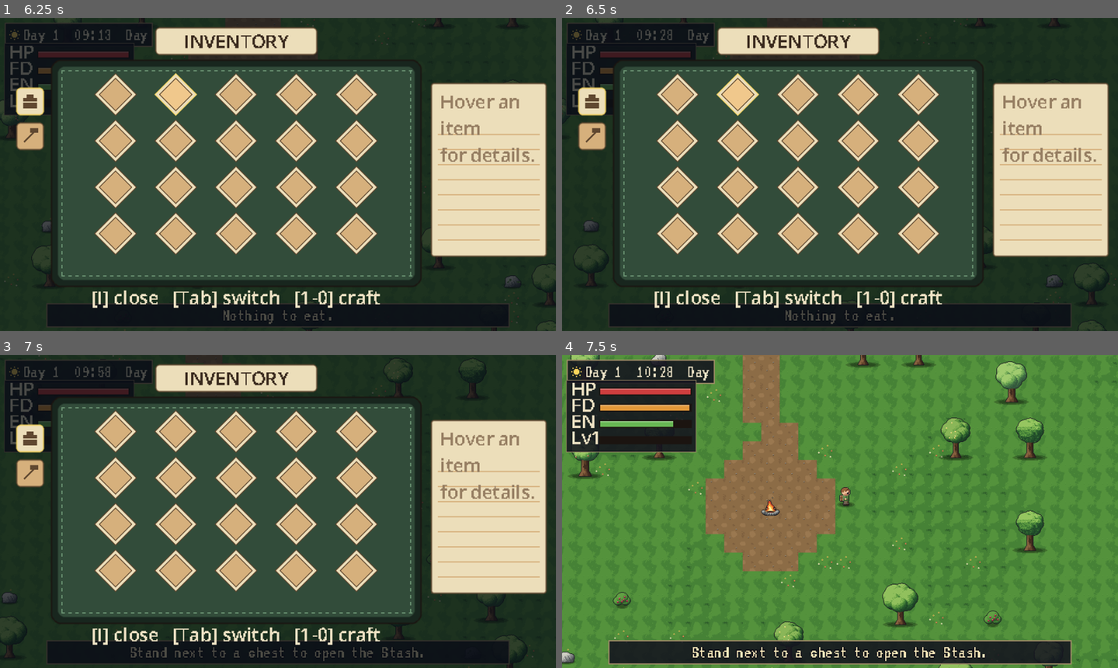
Above: before the commit, frames 1-4 (two rows, left to right).
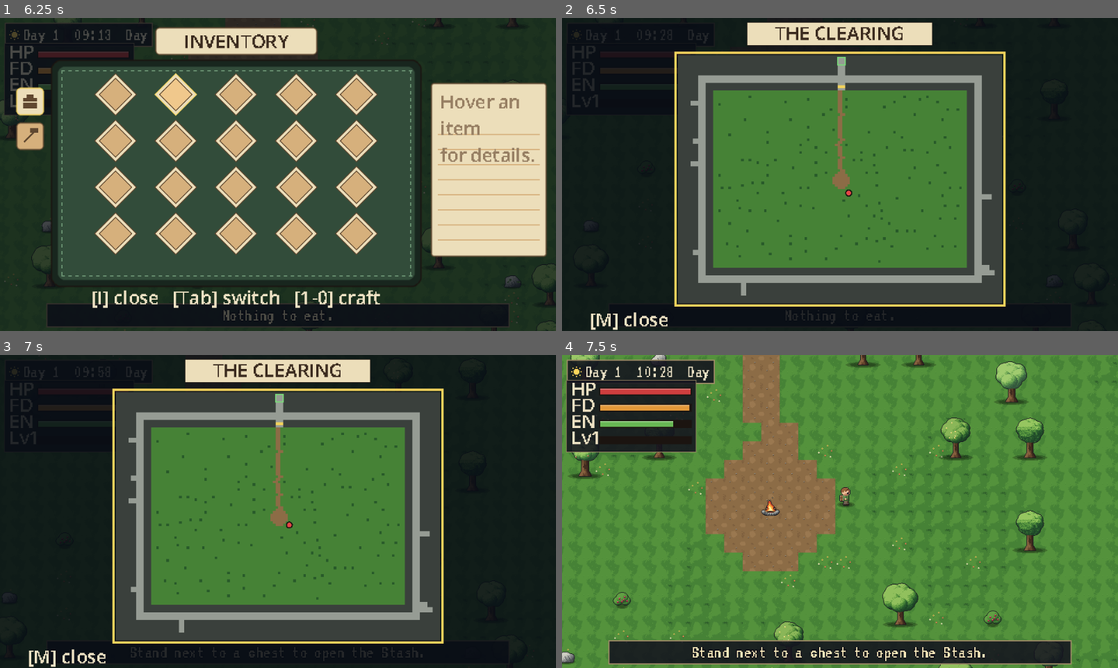
Above: after the commit, the same moments.

Repository: GillesBodart/laby
Game: Godot game, scene res://scenes/world/world.tscn
The game is run twice, just before and just after one commit, with the same random seed, the same clock (stepped at 60 frames per second) and the same inputs.
Inputs (mouse positions are in pixels of both pictures, inside the frame that each line leads up to):
- Up to frame 1 (6.25 s): tap Enter at 0.5 s; move the mouse to (400, 158) at 0.52 s; hold D (move_right) 0.53-1.28 s; hold R (eat) 0.53-1.28 s; click (400, 158) at 0.67 s; tap G (stash) at 0.8, 1.35, 2.3, 3.8, 5.3 s; move the mouse to (166, 190) at 1.27 s; hold S (move_down) 1.28-2.03 s; click (166, 190) at 1.42 s; tap R (eat) every 1.5 s from 1.55 to 6.05 s; move the mouse to (333, 105) at 2.02 s; hold D (move_right) 2.03-2.78 s; hold Q (build_next) 2.03-2.78 s; click (333, 105) at 2.17 s; move the mouse to (250, 237) at 2.77 s; hold W (move_up) 2.78-3.53 s; tap F (build_place) at 2.85 s; click (250, 237) at 2.92 s; move the mouse to (444, 221) at 3.52 s; hold X (build_remove) 3.53-4.28 s; hold A (move_left) 3.53-5.03 s; click (444, 221) at 3.67 s; tap F3 (debug_fast_time) at 4.15 s; move the mouse to (111, 127) at 4.27 s; tap B (build_toggle) at 4.35 s; click (111, 127) at 4.42 s; tap I (inventory) at 4.9 s; move the mouse to (305, 174) at 5.02 s; hold S (move_down) 5.03-5.78 s; hold R (eat) 5.03-5.78 s; click (305, 174) at 5.17 s; tap F9 (quick_load) at 5.65 s; move the mouse to (194, 96) at 5.77 s; hold D (move_right) from 5.78 s (still down); tap E (interact) at 5.85 s; click (194, 96) at 5.92 s
- Up to frame 2 (6.5 s): keep holding D (move_right); tap M (map, bound only after the commit) at 6.4 s
- Up to frame 3 (7 s): move the mouse to (400, 495) at 6.52 s; release D (move_right) at 6.53 s; hold W (move_up) from 6.53 s (still down); hold Shift (run) from 6.53 s (still down); click (400, 495) at 6.67 s; tap G (stash) at 6.8 s
- Up to frame 4 (7.5 s): tap Escape at 7.15 s; move the mouse to (728, 527) at 7.27 s; release W (move_up) at 7.28 s; release Shift (run) at 7.28 s; hold D (move_right) from 7.28 s (still down); tap G (stash) at 7.35 s; click (728, 527) at 7.42 s

Frame 1 is identical in both runs. In frame 2, 65% of the frame differs, in the area x 0-100%, y 0-100%; in frame 3, 65%, in the area x 0-99%, y 0-100%; in frame 4, nothing differs.

Commit message:
M5: fog-of-war map (M), explored cells saved
Co-authored-by: Copilot <223556219+Copilot@users.noreply.github.com>

Diff:
--- a/autoload/debug_tools.gd
+++ b/autoload/debug_tools.gd
@@ -6,6 +6,7 @@
 ##     --time=HH:MM             start at a given time of day
 ##     --at=<x>,<y>             teleport the local player to a tile cell
 ##     --area=<name>            start in an area (clearing, labyrinth)
+##     --map                    open the map overlay
 ##     --screenshot=<path.png>  capture the screen after a few frames and quit
 ##     --screenshot-frames=<n>  frames to wait before capturing (default 30)
 
@@ -28,6 +29,8 @@
 		TimeSystem.set_time_of_day.call_deferred(int(hm[0]) * 60 + (int(hm[1]) if hm.size() > 1 else 0))
 	if _args.has("at"):
 		_teleport_local_player.call_deferred(_args.at)
+	if _args.has("map"):
+		_press_map.call_deferred()
 	if _args.has("give"):
 		_give.call_deferred()
 	if _args.has("screenshot"):
@@ -47,6 +50,15 @@
 		ev.action = "inventory"
 		ev.pressed = true
 		Input.parse_input_event(ev)
+
+
+## --map: opens the map overlay after the world is built.
+func _press_map() -> void:
+	await get_tree().create_timer(0.8).timeout
+	var ev := InputEventAction.new()
+	ev.action = "map"
+	ev.pressed = true
+	Input.parse_input_event(ev)
 
 
 func _teleport_local_player(cell_text: String) -> void:
--- a/autoload/game_state.gd
+++ b/autoload/game_state.gd
@@ -23,6 +23,8 @@
 var inventories: Dictionary = {}
 ## Per-peer survival stats kept while changing area (peer_id -> Survival data).
 var survivals: Dictionary = {}
+## Explored cells per area (area name -> FogMap), only for fogged areas.
+var fog: Dictionary = {}
 ## Harvested Clearing props (cell -> true), so they stay gone across areas.
 var depleted_cells: Dictionary = {}
 ## Player-built structures in the Clearing (cell -> {"type": String, "open": bool}).
@@ -47,9 +49,29 @@
 	arriving = false
 	inventories = {}
 	survivals = {}
+	fog = {}
 	depleted_cells = {}
 	structures = {}
 	stash = Inventory.new(STASH_SLOTS)
+
+
+func fog_for(area_name: String, size: Vector2i) -> FogMap:
+	if not fog.has(area_name) or fog[area_name].size != size:
+		fog[area_name] = FogMap.new(size)
+	return fog[area_name]
+
+
+func fog_to_data() -> Dictionary:
+	var out := {}
+	for k in fog:
+		out[k] = fog[k].to_data()
+	return out
+
+
+func fog_from_data(data: Dictionary) -> void:
+	fog = {}
+	for k in data:
+		fog[k] = FogMap.from_data(data[k])
 
 
 func area_scene() -> String:
--- a/autoload/save_system.gd
+++ b/autoload/save_system.gd
@@ -28,6 +28,7 @@
 		"seed": GameState.world_seed,
 		"area": GameState.area,
 		"stash": GameState.stash.to_data(),
+		"fog": GameState.fog_to_data(),
 		"time": TimeSystem.get_save_data(),
 		"nodes": nodes,
 	}
@@ -62,6 +63,7 @@
 	GameState.depleted_cells = {}
 	GameState.structures = {}
 	GameState.stash.load_data(data.get("stash", []))
+	GameState.fog_from_data(data.get("fog", {}))
 	GameState.pending_save = data
 	TimeSystem.load_save_data(data.time)
 	get_tree().change_scene_to_file(GameState.area_scene())
--- a/project.godot
+++ b/project.godot
@@ -86,6 +86,10 @@
 "deadzone": 0.2,
 "events": [Object(InputEventKey,"device":-1,"physical_keycode":82)]
 }
+map={
+"deadzone": 0.2,
+"events": [Object(InputEventKey,"device":-1,"physical_keycode":77)]
+}
 build_toggle={
 "deadzone": 0.2,
 "events": [Object(InputEventKey,"device":-1,"physical_keycode":66)]
--- a/scripts/ui/hud.gd
+++ b/scripts/ui/hud.gd
@@ -32,6 +32,9 @@
 	var panel := PanelContainer.new()
 	panel.set_script(preload("res://scripts/ui/crafting_panel.gd"))
 	add_child(panel)
+	var map_panel := Control.new()
+	map_panel.set_script(preload("res://scripts/ui/map_panel.gd"))
+	add_child(map_panel)
 	var stash_panel := PanelContainer.new()
 	stash_panel.set_script(preload("res://scripts/ui/stash_panel.gd"))
 	add_child(stash_panel)
--- /dev/null
+++ b/scripts/ui/map_panel.gd
@@ -0,0 +1,134 @@
+extends Control
+## Map overlay (M): the whole Clearing, or the explored part of the Labyrinth.
+## Drawn in 480x270 UI space; the world is rendered into a small image.
+
+const SIZE := Vector2(480, 270)
+const FRAME := Rect2(24, 32, 432, 214)
+const INK := Color8(27, 20, 16)
+const BG := Color(0.03, 0.05, 0.08, 0.88)
+const PLATE := Color8(236, 222, 186)
+const EDGE := Color8(242, 210, 92)
+const TEXT_DARK := Color8(58, 42, 30)
+const TEXT_LIGHT := Color8(238, 226, 196)
+const REFRESH := 0.25
+
+const WALL := Color8(58, 64, 60)
+const FLOOR_MAZE := Color8(150, 156, 148)
+const GRASS := Color8(70, 130, 54)
+const DIRT := Color8(140, 108, 70)
+const GATE := Color8(242, 210, 92)
+const TREE := Color8(40, 90, 42)
+const BUILT := Color8(200, 150, 90)
+const FOG := Color8(10, 12, 16)
+
+var _font: Font
+var _texture: ImageTexture
+var _image: Image
+var _timer := 0.0
+
+
+func _ready() -> void:
+	add_to_group("ui_panels")
+	visible = false
+	mouse_filter = Control.MOUSE_FILTER_IGNORE
+	texture_filter = CanvasItem.TEXTURE_FILTER_NEAREST
+	position = Vector2.ZERO
+	size = SIZE
+	_font = ThemeDB.fallback_font
+
+
+func _unhandled_input(event: InputEvent) -> void:
+	if event.is_action_pressed("map"):
+		for p in get_tree().get_nodes_in_group("ui_panels"):
+			if p != self:
+				p.visible = false
+		visible = not visible
+		_timer = 0.0
+		get_viewport().set_input_as_handled()
+	elif visible and event is InputEventKey and event.pressed and not event.echo \
+			and event.physical_keycode == KEY_ESCAPE:
+		visible = false
+
+
+func _process(delta: float) -> void:
+	if not visible:
+		return
+	_timer -= delta
+	if _timer <= 0.0:
+		_timer = REFRESH
+		_rebuild()
+	queue_redraw()
+
+
+func _world() -> World:
+	return get_tree().current_scene as World
+
+
+func _rebuild() -> void:
+	var world := _world()
+	if world == null:
+		return
+	var layout := world.layout
+	if _image == null or _image.get_size() != layout.size:
+		_image = Image.create(layout.size.x, layout.size.y, false, Image.FORMAT_RGBA8)
+	var props := layout.prop_cells()
+	for y in layout.size.y:
+		for x in layout.size.x:
+			var cell := Vector2i(x, y)
+			if world.fog != null and not world.fog.is_explored(cell):
+				_image.set_pixel(x, y, FOG)
+			else:
+				_image.set_pixel(x, y, _cell_color(world, cell, props))
+	if _texture == null or _texture.get_size() != Vector2(layout.size):
+		_texture = ImageTexture.create_from_image(_image)
+	else:
+		_texture.update(_image)
+
+
+func _cell_color(world: World, cell: Vector2i, props: Dictionary) -> Color:
+	var layout := world.layout
+	if GameState.structures.has(cell):
+		return BUILT
+	if layout.is_wall(cell):
+		return WALL
+	if props.has(cell) and props[cell] == "tree" and not GameState.depleted_cells.has(cell):
+		return TREE
+	match layout.get_ground(cell):
+		TileCatalog.Id.DIRT:
+			return DIRT
+		TileCatalog.Id.GATE_FLOOR:
+			return GATE
+		TileCatalog.Id.MAZE_FLOOR, TileCatalog.Id.MAZE_FLOOR_MOSS:
+			return FLOOR_MAZE
+	return GRASS
+
+
+func _draw() -> void:
+	var world := _world()
+	if world == null or _texture == null:
+		return
+	draw_rect(Rect2(Vector2.ZERO, SIZE), BG)
+	var title := "LABYRINTH MAP" if world.layout.fogged else "THE CLEARING"
+	draw_rect(Rect2(160, 4, 160, 20), PLATE)
+	draw_rect(Rect2(160, 4, 160, 20), INK, false)
+	var tw := _font.get_string_size(title, HORIZONTAL_ALIGNMENT_LEFT, -1, 16).x
+	draw_string(_font, Vector2(240 - tw / 2.0, 19), title, HORIZONTAL_ALIGNMENT_LEFT, -1, 16, TEXT_DARK)
+	var scale := minf(FRAME.size.x / world.layout.size.x, FRAME.size.y / world.layout.size.y)
+	var map_size := Vector2(world.layout.size) * scale
+	var origin := FRAME.position + (FRAME.size - map_size) / 2.0
+	draw_rect(Rect2(origin - Vector2(2, 2), map_size + Vector2(4, 4)), EDGE, false, 2.0)
+	draw_texture_rect(_texture, Rect2(origin, map_size), false)
+	var portal := Rect2(origin + Vector2(world.layout.portal_rect.position) * scale,
+			Vector2(world.layout.portal_rect.size) * scale)
+	if world.layout.portal_target != "":
+		draw_rect(portal, Color8(120, 220, 120), false, 1.0)
+	var blink := int(Time.get_ticks_msec() / 400) % 2 == 0
+	for player in GameState.players.values():
+		var c := world.clearing.walls.local_to_map(world.clearing.walls.to_local(player.global_position))
+		var p := origin + (Vector2(c) + Vector2(0.5, 0.5)) * scale
+		draw_circle(p, 3.0, INK)
+		draw_circle(p, 2.0, Color.WHITE if blink else Color8(230, 70, 70))
+	var footer := "[M] close"
+	if world.fog != null:
+		footer = "Explored %d%%    [M] close" % int(world.fog.explored_fraction() * 100.0)
+	draw_string(_font, Vector2(24, 266), footer, HORIZONTAL_ALIGNMENT_LEFT, -1, 16, TEXT_LIGHT)
--- a/scripts/world/clearing_layout.gd
+++ b/scripts/world/clearing_layout.gd
@@ -22,6 +22,8 @@
 var return_cell: Vector2i
 ## Whether the player may build here (only the Clearing).
 var buildable := false
+## Whether unexplored cells are hidden on the map (the Labyrinth).
+var fogged := false
 
 
 func _init(map_size: Vector2i) -> void:
--- /dev/null
+++ b/scripts/world/fog_map.gd
@@ -0,0 +1,57 @@
+class_name FogMap
+extends RefCounted
+## Pure-data fog of war: which cells of an area the player has explored.
+
+var size: Vector2i
+var _cells: PackedByteArray
+
+
+func _init(map_size: Vector2i = Vector2i.ZERO) -> void:
+	size = map_size
+	_cells = PackedByteArray()
+	_cells.resize(size.x * size.y)
+
+
+func is_explored(cell: Vector2i) -> bool:
+	return cell.x >= 0 and cell.y >= 0 and cell.x < size.x and cell.y < size.y \
+			and _cells[cell.y * size.x + cell.x] == 1
+
+
+## Marks every cell within radius of center as explored; returns how many are new.
+func reveal(center: Vector2i, radius: int) -> int:
+	var added := 0
+	for y in range(center.y - radius, center.y + radius + 1):
+		for x in range(center.x - radius, center.x + radius + 1):
+			var c := Vector2i(x, y)
+			if c.x < 0 or c.y < 0 or c.x >= size.x or c.y >= size.y:
+				continue
+			if Vector2(c - center).length() > radius + 0.5:
+				continue
+			var i := c.y * size.x + c.x
+			if _cells[i] == 0:
+				_cells[i] = 1
+				added += 1
+	return added
+
+
+func explored_count() -> int:
+	var n := 0
+	for v in _cells:
+		n += v
+	return n
+
+
+func explored_fraction() -> float:
+	return float(explored_count()) / maxf(size.x * size.y, 1.0)
+
+
+func to_data() -> Dictionary:
+	return {"w": size.x, "h": size.y, "bits": Marshalls.raw_to_base64(_cells)}
+
+
+static func from_data(data: Dictionary) -> FogMap:
+	var fog := FogMap.new(Vector2i(int(data.get("w", 0)), int(data.get("h", 0))))
+	var bytes := Marshalls.base64_to_raw(String(data.get("bits", "")))
+	if bytes.size() == fog._cells.size():
+		fog._cells = bytes
+	return fog
--- a/scripts/world/labyrinth_generator.gd
+++ b/scripts/world/labyrinth_generator.gd
@@ -53,6 +53,7 @@
 
 	_layout.portal_rect = Rect2i(o.x, size.y - 5, OPEN, 2)
 	_layout.portal_target = "clearing"
+	_layout.fogged = true
 	_layout.return_cell = Vector2i(o.x + 1, o.y + OPEN + 1)
 	_layout.spawn_cell = _layout.return_cell
 	_layout.campfire_cell = _layout.return_cell
--- a/scripts/world/world.gd
+++ b/scripts/world/world.gd
@@ -8,13 +8,19 @@
 @onready var clearing: ClearingWorld = $Clearing
 @onready var camera: GameCamera = $Camera
 
+const REVEAL_RADIUS := 5
+
 var layout: ClearingLayout
+var fog: FogMap
+var _last_cell := {}
 
 
 func _ready() -> void:
 	layout = make_layout()
 	clearing.build(layout)
 	camera.set_bounds(clearing.pixel_size())
+	if layout.fogged:
+		fog = GameState.fog_for(GameState.area, layout.size)
 
 	var arrival := layout.return_cell if GameState.arriving else layout.spawn_cell
 	GameState.arriving = false
@@ -38,6 +44,7 @@
 
 
 func _physics_process(_delta: float) -> void:
+	_update_fog()
 	if layout.portal_target == "" or GameState.area == layout.portal_target:
 		return
 	for player in GameState.players.values():
@@ -46,6 +53,16 @@
 			EventBus.notify.emit(portal_message())
 			GameState.travel(layout.portal_target)
 			return
+
+
+func _update_fog() -> void:
+	if fog == null:
+		return
+	for id in GameState.players:
+		var cell := clearing.walls.local_to_map(clearing.walls.to_local(GameState.players[id].global_position))
+		if _last_cell.get(id) != cell:
+			_last_cell[id] = cell
+			fog.reveal(cell, REVEAL_RADIUS)
 
 
 func portal_message() -> String:
--- a/tests/test_runner.gd
+++ b/tests/test_runner.gd
@@ -9,6 +9,7 @@
 	"res://tests/unit/test_save_system.gd",
 	"res://tests/unit/test_crafting.gd",
 	"res://tests/unit/test_survival.gd",
+	"res://tests/unit/test_fog.gd",
 	"res://tests/unit/test_project_setup.gd",
 	"res://tests/integration/test_world.gd",
 	"res://tests/integration/test_building.gd",
--- /dev/null
+++ b/tests/unit/test_fog.gd
@@ -0,0 +1,32 @@
+extends TestCase
+
+
+func test_reveal_marks_cells_once() -> void:
+	var fog := FogMap.new(Vector2i(20, 20))
+	check(not fog.is_explored(Vector2i(10, 10)), "starts hidden")
+	var added := fog.reveal(Vector2i(10, 10), 3)
+	check(added > 0, "reveal adds cells")
+	check(fog.is_explored(Vector2i(10, 10)), "center explored")
+	check(fog.is_explored(Vector2i(13, 10)), "edge within radius explored")
+	check(not fog.is_explored(Vector2i(16, 10)), "far cell hidden")
+	check_eq(fog.reveal(Vector2i(10, 10), 3), 0, "second reveal adds nothing")
+
+
+func test_reveal_clips_to_bounds() -> void:
+	var fog := FogMap.new(Vector2i(5, 5))
+	fog.reveal(Vector2i(0, 0), 4)
+	check(fog.is_explored(Vector2i(0, 0)), "corner explored")
+	check(not fog.is_explored(Vector2i(-1, 0)), "out of bounds is never explored")
+
+
+func test_fog_save_round_trip() -> void:
+	var fog := FogMap.new(Vector2i(30, 12))
+	fog.reveal(Vector2i(8, 6), 4)
+	var copy := FogMap.from_data(JSON.parse_string(JSON.stringify(fog.to_data())))
+	check_eq(copy.explored_count(), fog.explored_count(), "same explored count")
+	check(copy.is_explored(Vector2i(8, 6)), "explored cell kept")
+
+
+func test_labyrinth_layout_is_fogged() -> void:
+	check(LabyrinthGenerator.generate(7).fogged, "labyrinth is fogged")
+	check(not ClearingGenerator.generate(7).fogged, "clearing is not fogged")
Not shown, added: scripts/ui/map_panel.gd.uid
Not shown, added: scripts/world/fog_map.gd.uid
Not shown, added: tests/unit/test_fog.gd.uid
